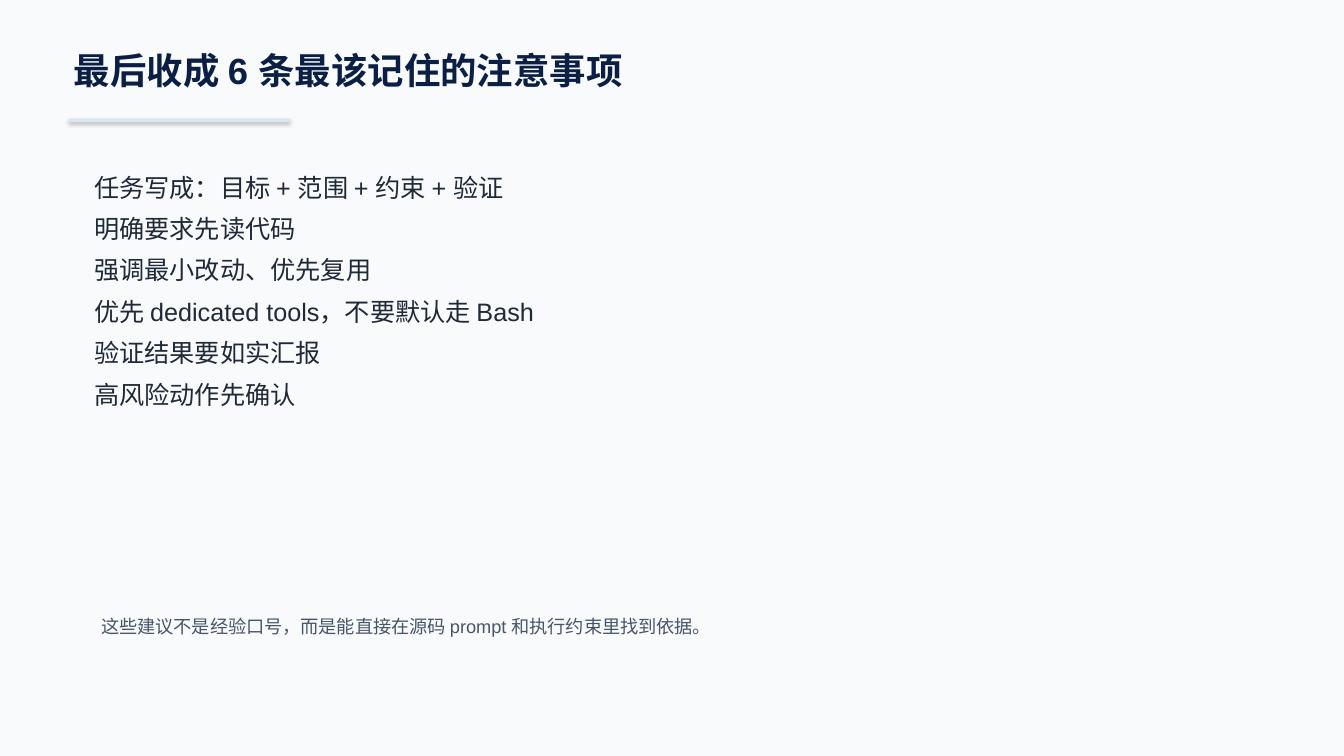
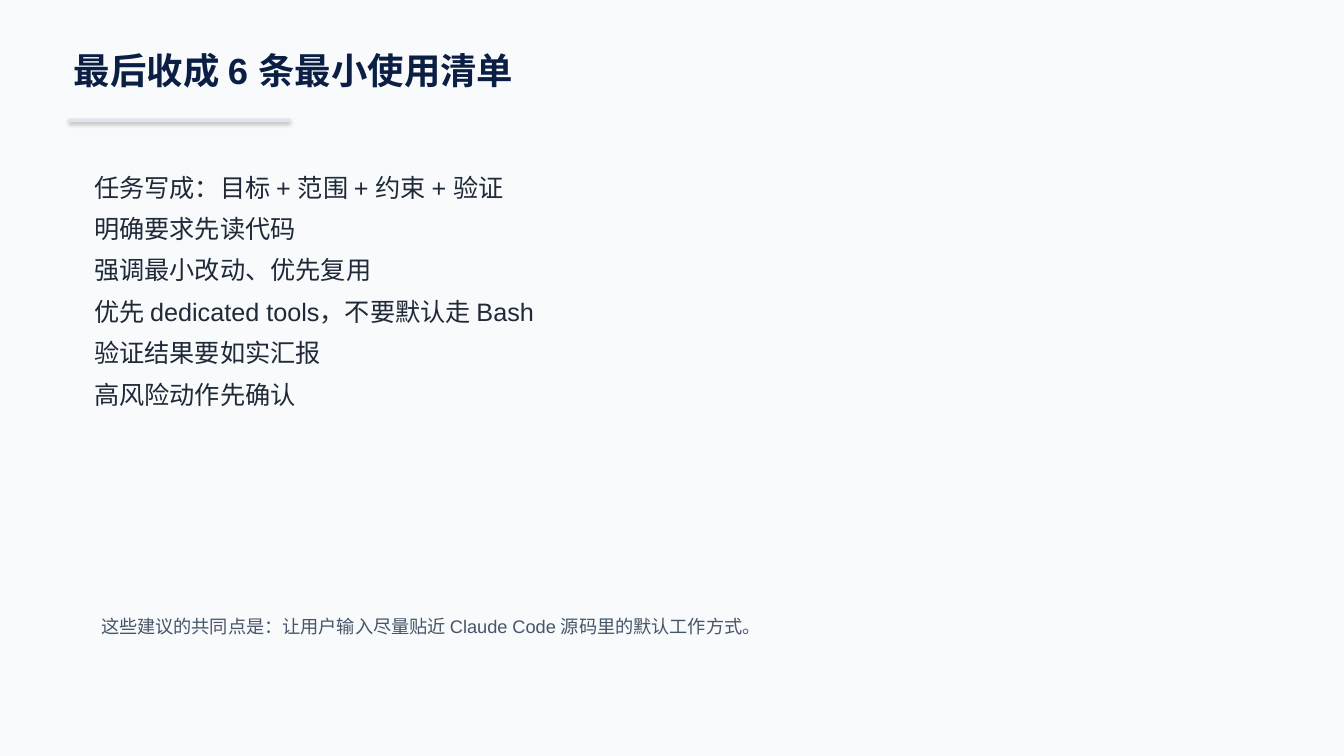
Before and after one commit to boboliu-1010/ccode, a slide deck: slide 13 of docs/zh/09-Claude Code 使用技巧与注意事项-WPS兼容版.pptx (slide 12 before the commit). Drawn at 1344x756 pixels with LibreOffice and Linux fonts; fonts in the diff are those of the drawing. Boxes give left, top, right and bottom in pixels: in the first picture for what was removed or moved away, otherwise in the second. Text is boxed around its words. In the diff, an @@ line names an element or a change of style, - is before the commit and + after.

```diff
--- a/docs/zh/09-Claude Code 使用技巧与注意事项-WPS兼容版.pptx
+++ b/docs/zh/09-Claude Code 使用技巧与注意事项-WPS兼容版.pptx
@@ text at (74, 53, 513, 88): text changed @@
-最后收成 6 条最该记住的注意事项
+最后收成 6 条最小使用清单
@@ text at (101, 617, 761, 635): text changed @@
-这些建议不是经验口号，而是能直接在源码 prompt 和执行约束里找到依据。
+这些建议的共同点是：让用户输入尽量贴近 Claude Code 源码里的默认工作方式。
```
Also in this commit, not shown: 6 other slides changed, 4 slides added, 3 slides removed, 2 other files.
